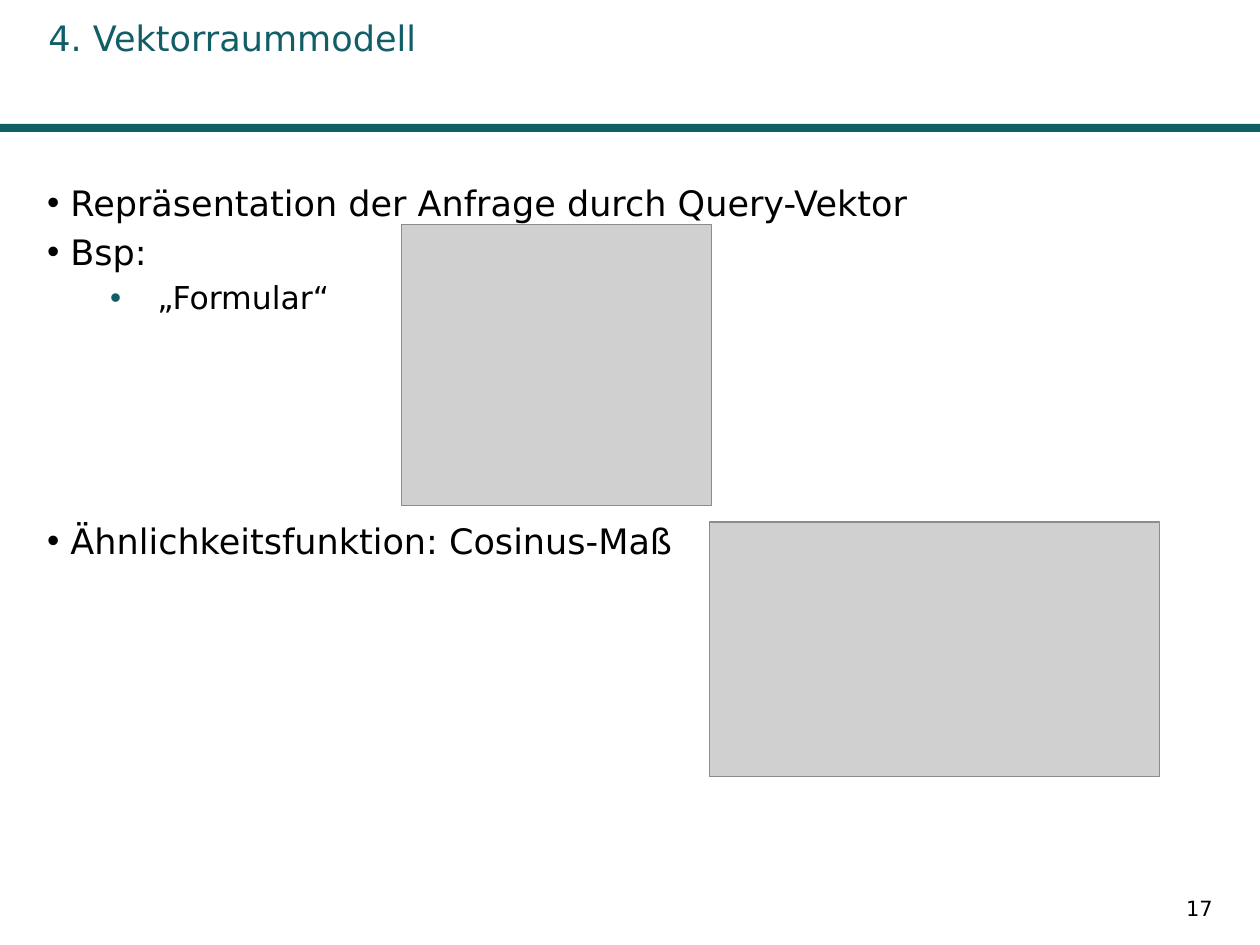
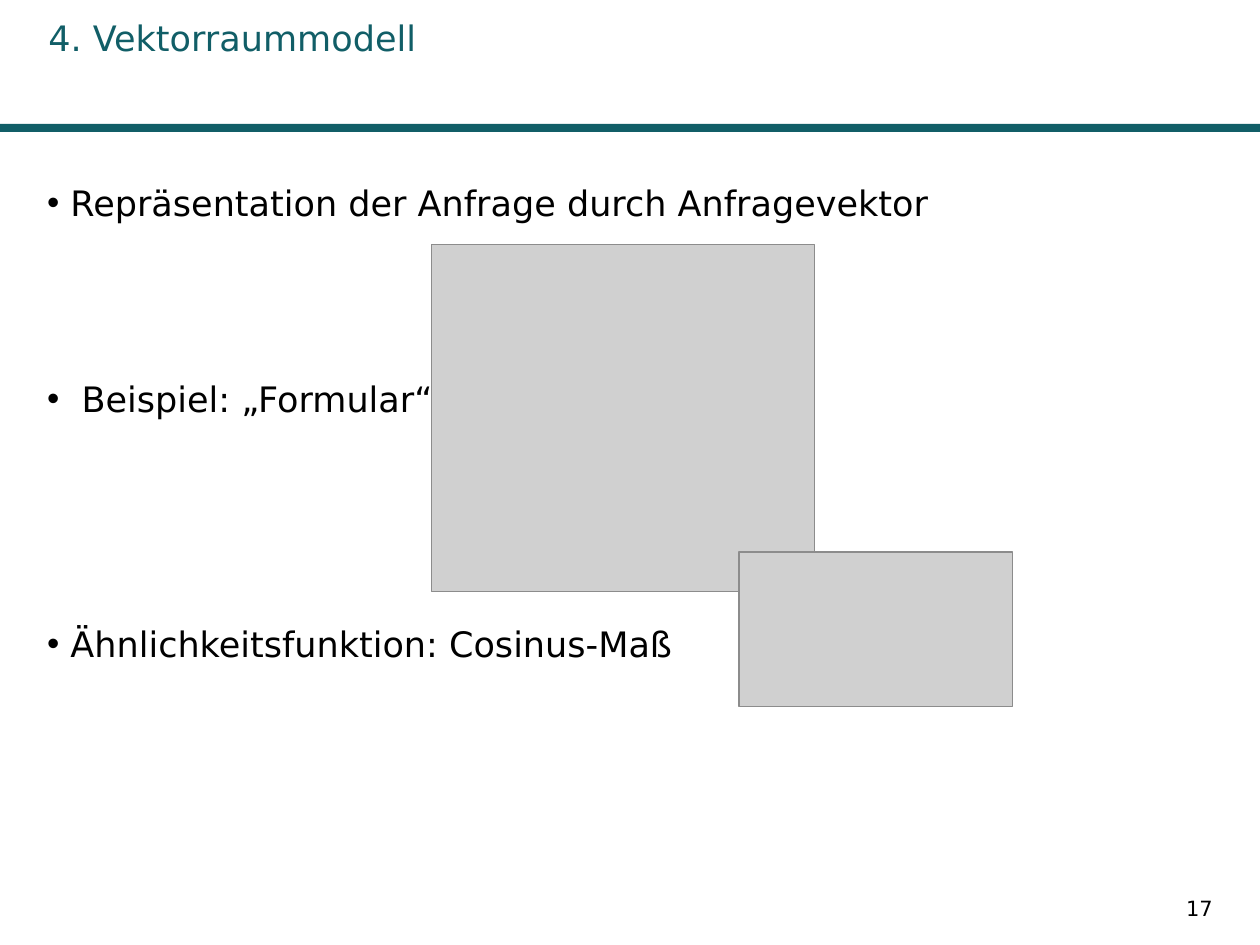
Before and after one commit to AnnikaK/SuchTool, a slide deck: slide 17 of Praesentation/Praesi.pptx. Drawn at 1260x945 pixels with LibreOffice and Linux fonts; fonts in the diff are those of the drawing; grey boxes stand for pictures; background and template pictures are left out. Boxes give left, top, right and bottom in pixels: in the first picture for what was removed or moved away, otherwise in the second. Text is boxed around its words. In the diff, an @@ line names an element or a change of style, - is before the commit and + after.

```diff
--- a/Praesentation/Praesi.pptx
+++ b/Praesentation/Praesi.pptx
@@ text at [70, 189, 928, 420]: text changed @@
-• Repräsentation der Anfrage durch Query-Vektor
-• Bsp:
-  • „Formular“
+• Repräsentation der Anfrage durch Anfragevektor
+• Beispiel: „Formular“
@@ picture: place and size @@
-picture at [402, 224, 712, 505]
+picture at [432, 244, 815, 592]
@@ picture: place and size @@
-picture at [709, 522, 1159, 776]
+picture at [740, 552, 1013, 707]
```
Also in this commit, not shown: 31 other slides changed, 2 slides added, 3 slides removed, 12 other files.
